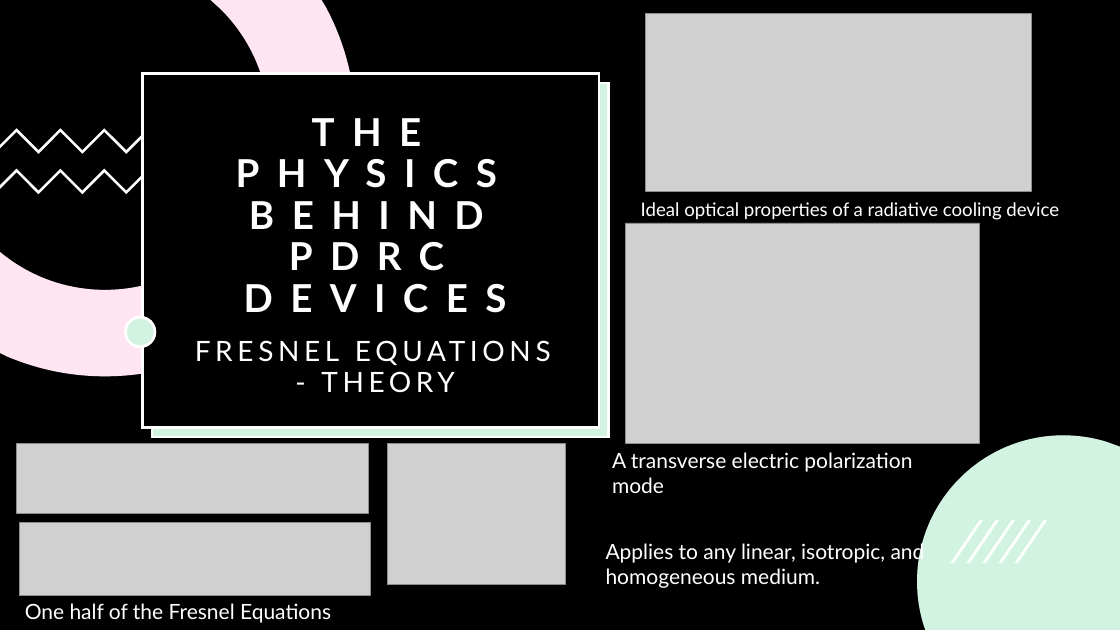
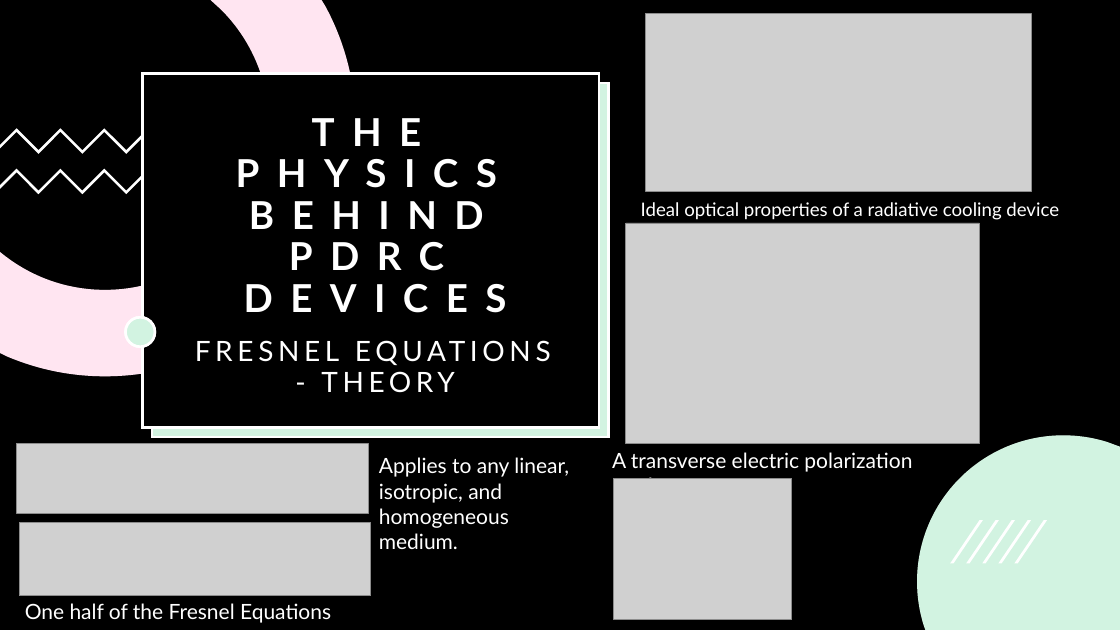
Before and after one commit to Collins-kariuk/Physics-Thesis-PDRCs, a slide deck: slide 1 of Presentations/Senior Seminar Chapter 01 Presentation.pptx. Drawn at 1120x630 pixels with LibreOffice and Linux fonts; fonts in the diff are those of the drawing; grey boxes stand for pictures. Boxes give left, top, right and bottom in pixels: in the first picture for what was removed or moved away, otherwise in the second. Text is boxed around its words. In the diff, an @@ line names an element or a change of style, - is before the commit and + after.

Commit message:
Made minor edits to the single slide

```diff
--- a/Presentations/Senior Seminar Chapter 01 Presentation.pptx
+++ b/Presentations/Senior Seminar Chapter 01 Presentation.pptx
@@ text "Applies to any linear, isotropic, ..." rewrapped from [606, 540, 925, 588] to [379, 457, 569, 549] @@
@@ picture: place and size @@
-picture at [387, 444, 565, 586]
+picture at [614, 478, 792, 620]
```
Also in this commit, not shown: 1 other file.
